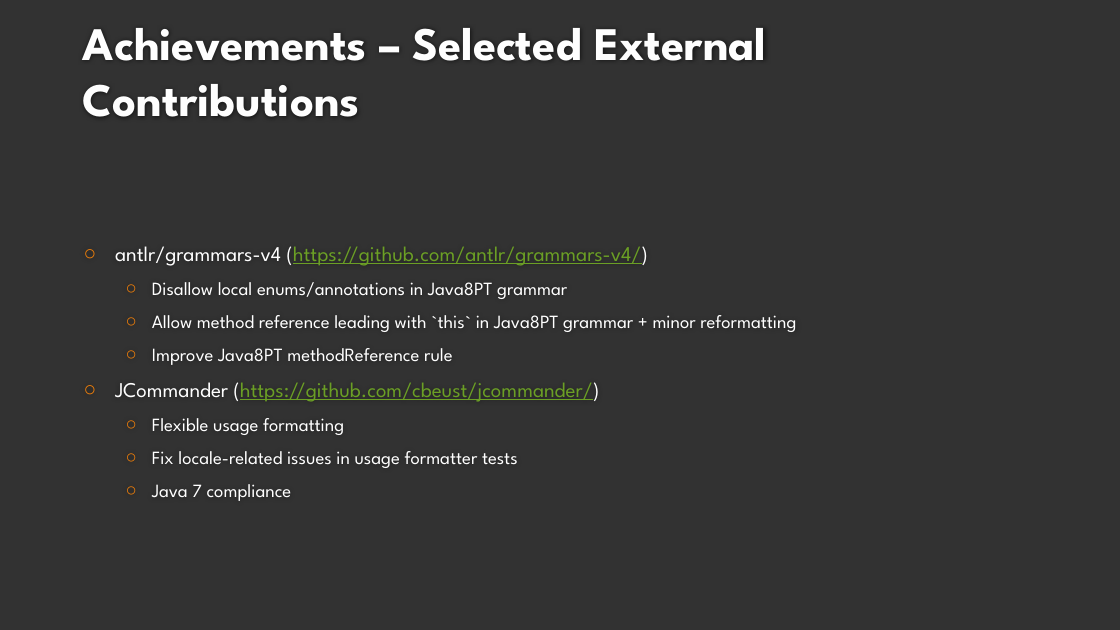
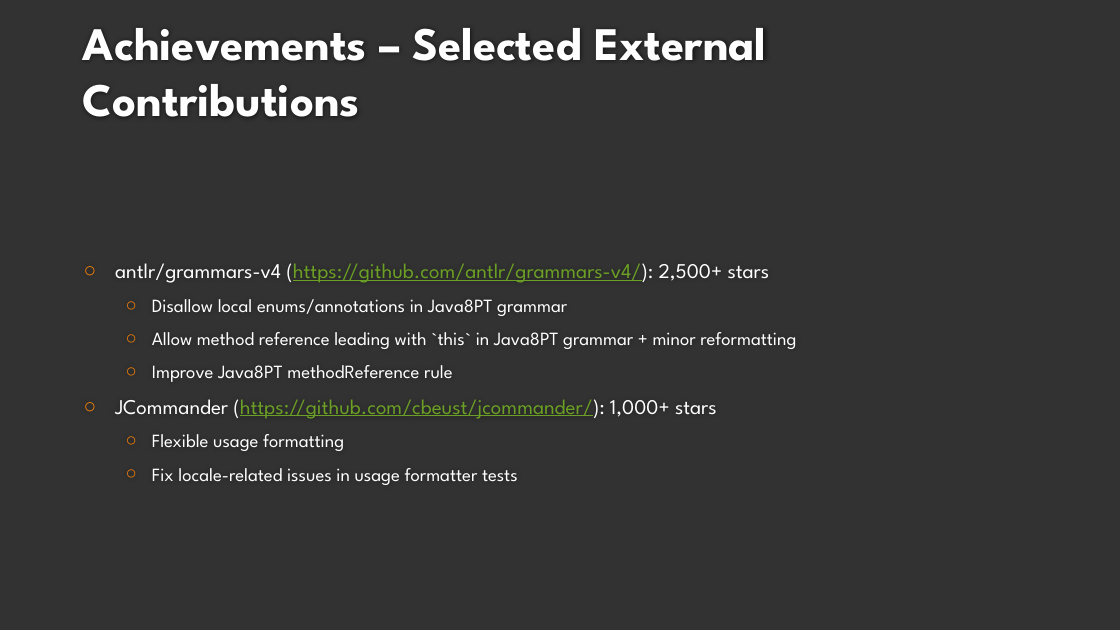
Before and after one commit to dozmus/csar, a slide deck: slide 8 of design-docs/Viva.pptx (slide 7 before the commit). Drawn at 1120x630 pixels with LibreOffice and Linux fonts; fonts in the diff are those of the drawing; background and template pictures are left out. Boxes give left, top, right and bottom in pixels: in the first picture for what was removed or moved away, otherwise in the second. Text is boxed around its words. In the diff, an @@ line names an element or a change of style, - is before the commit and + after.

```diff
--- a/design-docs/Viva.pptx
+++ b/design-docs/Viva.pptx
@@ text at box(115, 263, 770, 283): text changed @@
-○ antlr/grammars-v4 (https://github.com/antlr/grammars-v4/)
+○ antlr/grammars-v4 (https://github.com/antlr/grammars-v4/): 2,500+ stars
@@ text at box(115, 399, 717, 419): text changed @@
-○ JCommander (https://github.com/cbeust/jcommander/)
+○ JCommander (https://github.com/cbeust/jcommander/): 1,000+ stars
@@ text at box(152, 484, 292, 501): paragraph removed @@
-  ○ Java 7 compliance
```
Also in this commit, not shown: 4 other slides changed, 2 slides added, 1 slide removed.
